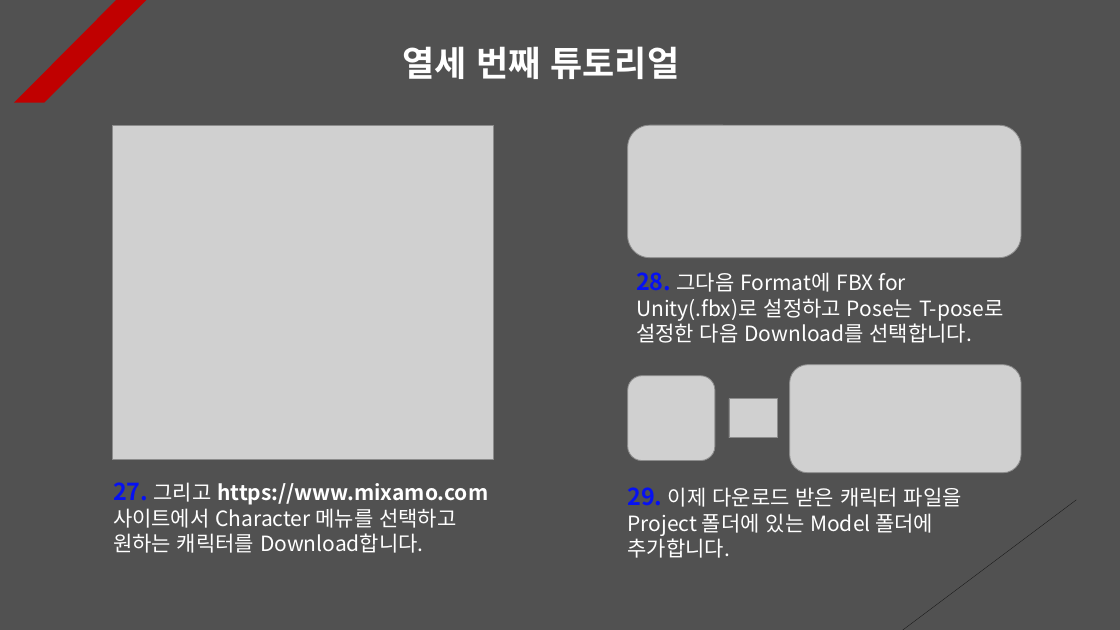
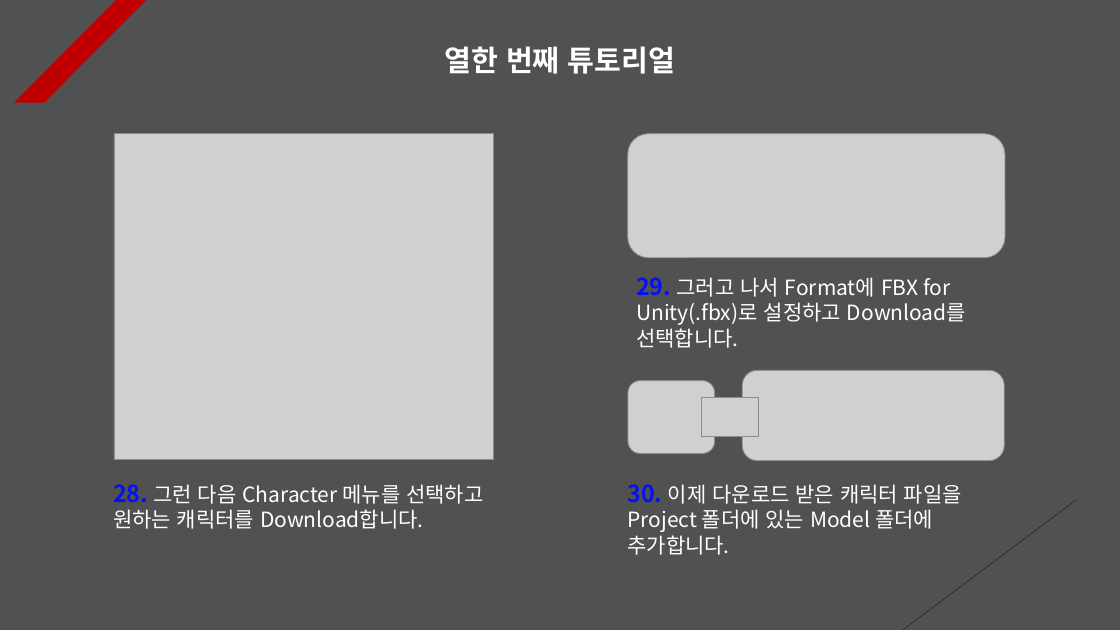
Before and after one commit to Unity2033/3D-UnityEngine, a slide deck: slide 11 of Assets/Class/Photon Server/PPT Data/Photon Lobby.pptx (slide 9 before the commit). Drawn at 1120x630 pixels with LibreOffice and Linux fonts; fonts in the diff are those of the drawing; grey boxes stand for pictures. Boxes give left, top, right and bottom in pixels: in the first picture for what was removed or moved away, otherwise in the second. Text is boxed around its words. In the diff, an @@ line names an element or a change of style, - is before the commit and + after.

```diff
--- a/Assets/Class/Photon Server/PPT Data/Photon Lobby.pptx
+++ b/Assets/Class/Photon Server/PPT Data/Photon Lobby.pptx
@@ text at <box>445,46,675,74</box>: text changed; size 30 to 25 pt @@
-열세 번째 튜토리얼
+열한 번째 튜토리얼
@@ picture: place and size @@
-picture at <box>113,125,494,460</box>
+picture at <box>114,134,494,460</box>
@@ picture: place and size @@
-picture at <box>628,125,1021,258</box>
+picture at <box>628,134,1005,258</box>
@@ text at <box>636,277,966,348</box>: text changed @@
-28. 그다음 Format에 FBX for Unity(.fbx)로 설정하고 Pose는 T-pose로 설정한 다음 Download를 선택합니다.
+29. 그러고 나서 Format에 FBX for Unity(.fbx)로 설정하고 Download를 선택합니다.
@@ picture: place and size @@
-picture at <box>628,376,715,460</box>
+picture at <box>628,381,715,454</box>
@@ picture: place and size @@
-picture at <box>790,365,1021,473</box>
+picture at <box>743,371,1005,460</box>
@@ picture: place and size @@
-picture at <box>729,399,778,439</box>
+picture at <box>702,397,760,437</box>
@@ text at <box>113,484,483,529</box>: text changed @@
-27. 그리고 https://www.mixamo.com 사이트에서 Character 메뉴를 선택하고 원하는 캐릭터를 Download합니다.
+28. 그런 다음 Character 메뉴를 선택하고 원하는 캐릭터를 Download합니다.
@@ text at <box>627,484,962,555</box>: text changed @@
-29. 이제 다운로드 받은 캐릭터 파일을 Project 폴더에 있는 Model 폴더에 추가합니다.
+30. 이제 다운로드 받은 캐릭터 파일을 Project 폴더에 있는 Model 폴더에 추가합니다.
```
Also in this commit, not shown: 10 other slides changed, 3 slides added, 12 other files.
